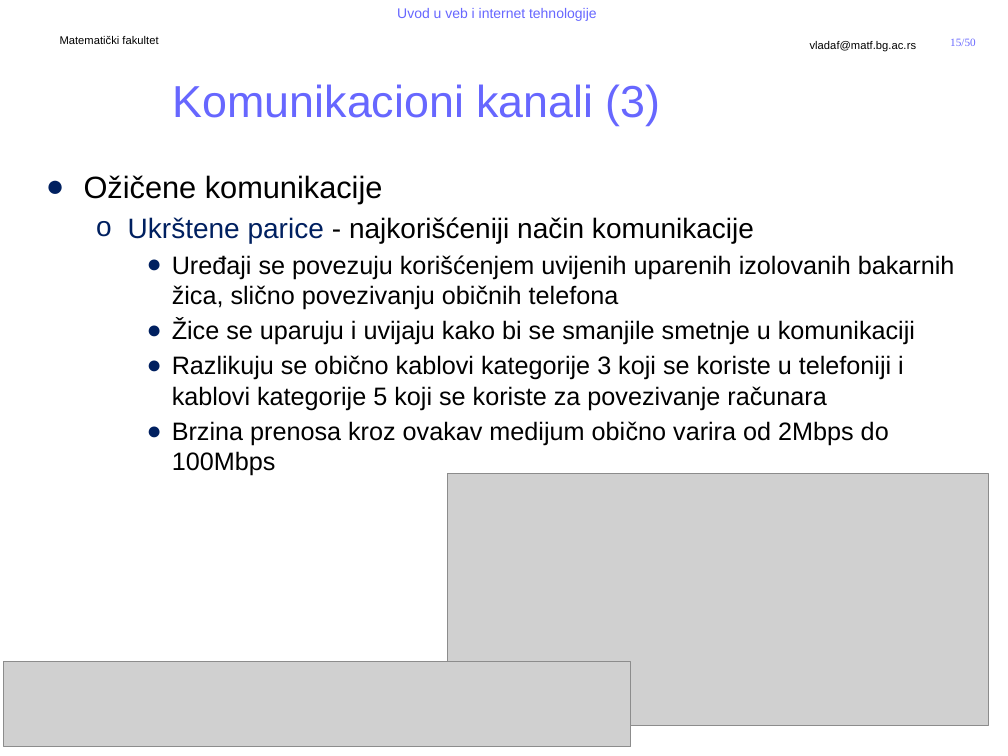
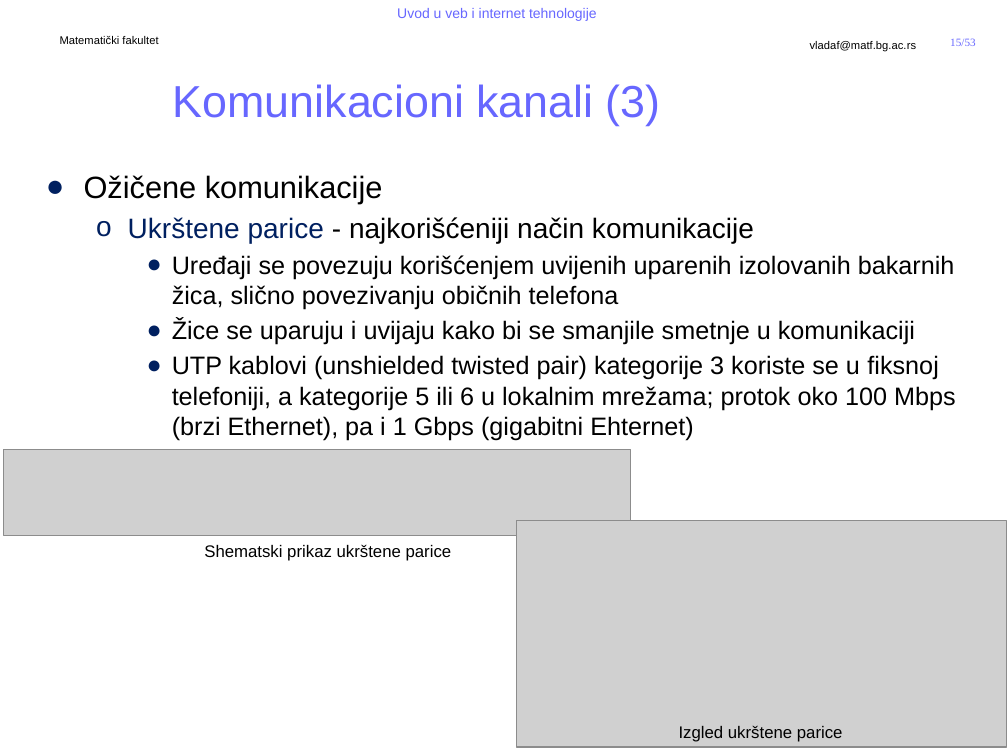
Before and after one commit to MatfUVIT/info, a slide deck: slide 15 of predavanja/prezentacije/UVIT01-01-Uvod u racunarske mreze.pptx. Drawn at 1008x756 pixels with LibreOffice and Linux fonts; fonts in the diff are those of the drawing; grey boxes stand for pictures; background and template pictures are left out. Boxes give left, top, right and bottom in pixels: in the first picture for what was removed or moved away, otherwise in the second. Text is boxed around its words. In the diff, an @@ line names an element or a change of style, - is before the commit and + after.

```diff
--- a/predavanja/prezentacije/UVIT01-01-Uvod u racunarske mreze.pptx
+++ b/predavanja/prezentacije/UVIT01-01-Uvod u racunarske mreze.pptx
@@ page number at [950,38,976,46]: text changed @@
-15/50
+15/53
@@ text at [172,355,956,441]: text changed @@
-    ● Razlikuju se obično kablovi kategorije 3 koji se koriste u telefoniji i kablovi kategorije 5 koji se koriste za povezivanje računara
-    ● Brzina prenosa kroz ovakav medijum obično varira od 2Mbps do 100Mbps
+    ● UTP kablovi (unshielded twisted pair) kategorije 3 koriste se u fiksnoj telefoniji, a kategorije 5 ili 6 u lokalnim mrežama; protok oko 100 Mbps (brzi Ethernet), pa i 1 Gbps (gigabitni Ehternet)
@@ picture: place and size @@
-picture at [4,661,631,747]
+picture at [4,450,631,535]
@@ picture: place and size @@
-picture at [448,473,988,725]
+picture at [517,521,1007,747]
@@ text added at [204,544,452,561], 12 pt, text #000000 @@
+Shematski prikaz ukrštene parice
@@ text added at [679,726,843,742], 12 pt, text #000000 @@
+Izgled ukrštene parice
```
Also in this commit, not shown: 19 other slides changed, 1 slide added, 1 slide removed, 3 other files.
